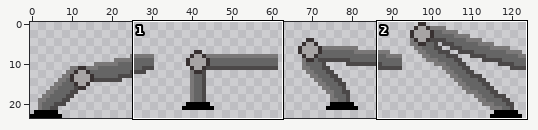
A sprite sheet gets an edit: assets/sprites/dropper/dropper_leg.png. The first picture is a wide view before the edit; the outline marks the close-up.
Close-up. Before:
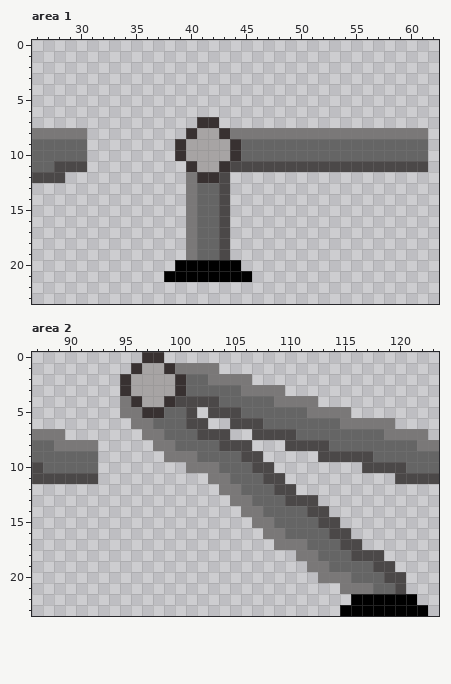
The file is 124x24 pixels. Shown: area 1: x 26..62, y 0..23; area 2: x 87..123, y 0..23.
The result:
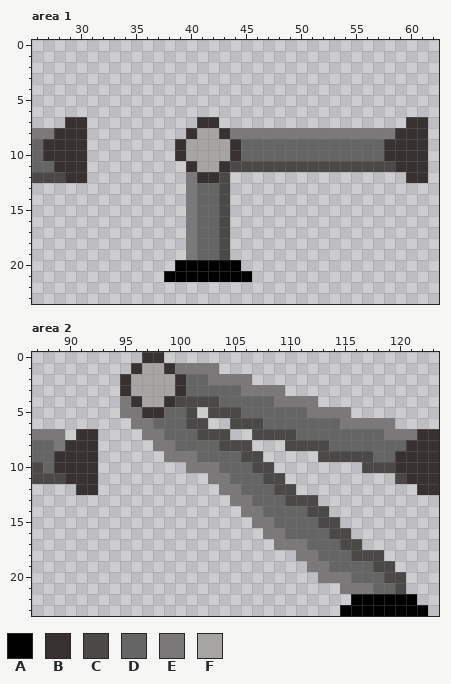
Palette (. is transparent): A #000000  B #383131  C #4b4848  D #656565  E #7a7878  F #a7a4a4
Difference:
Area 1:
The edit adds colour B in row 7 at x 29 to 30 and 60 to 61; in row 12 at x 29 to 30 and 60 to 61.
Colour C gives way to colour B in row 11 at x 28 to 30 and 59 to 61.
Colour D gives way to colour B in rows 9 to 10 at x 27 to 30 and 58 to 61.
Colour E gives way to colour B in row 8 at x 28 to 30 and 59 to 61.
Area 2:
The edit adds colour B in row 7 at x 91 to 92 and 123; in row 12 at x 91 to 92 and 122 to 123.
Colour C gives way to colour B in row 10 at x 120; in row 11 at x 90 to 92 and 121 to 123.
Colour D gives way to colour B in row 8 at x 121; in row 9 at x 89 to 92 and 120 to 123; in row 10 at x 89 to 92 and 121 to 123.
Colour E gives way to colour B in row 7 at x 122; in row 8 at x 90 to 92 and 122 to 123.
Boxes around the changes in both close-ups, in picture pixels (x1, y1, x2, y2):
changed: (43, 117, 87, 183)
changed: (384, 117, 428, 183)
changed: (54, 429, 98, 495)
changed: (395, 429, 439, 495)
